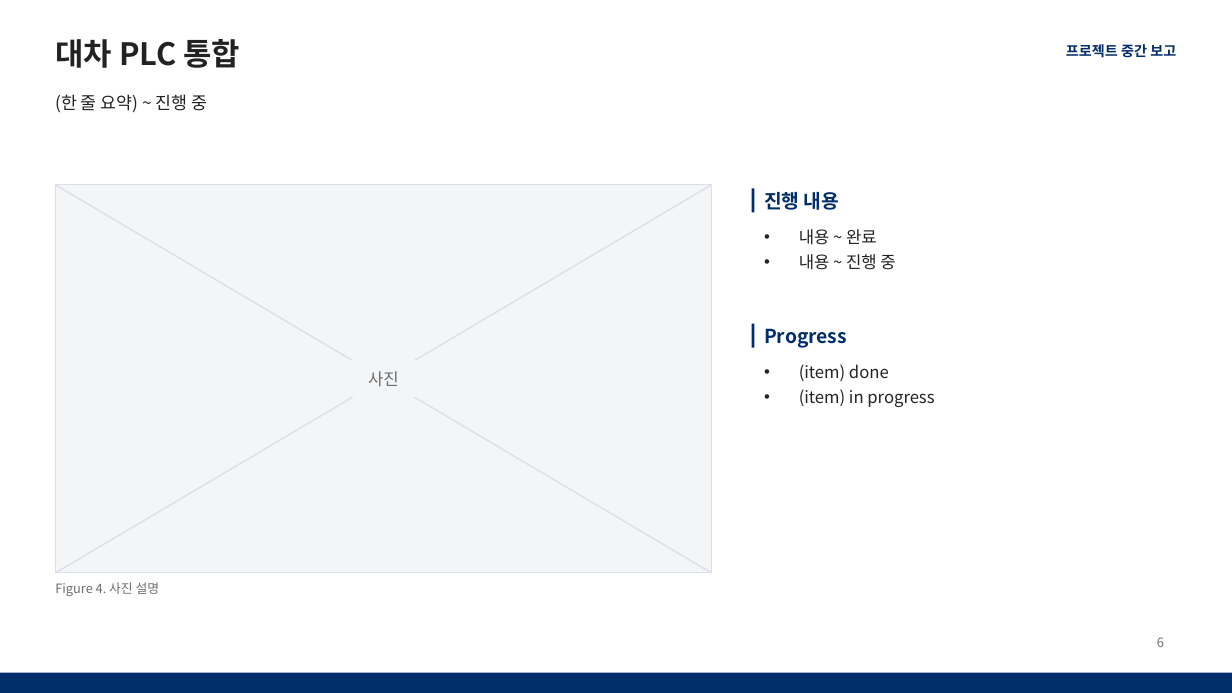
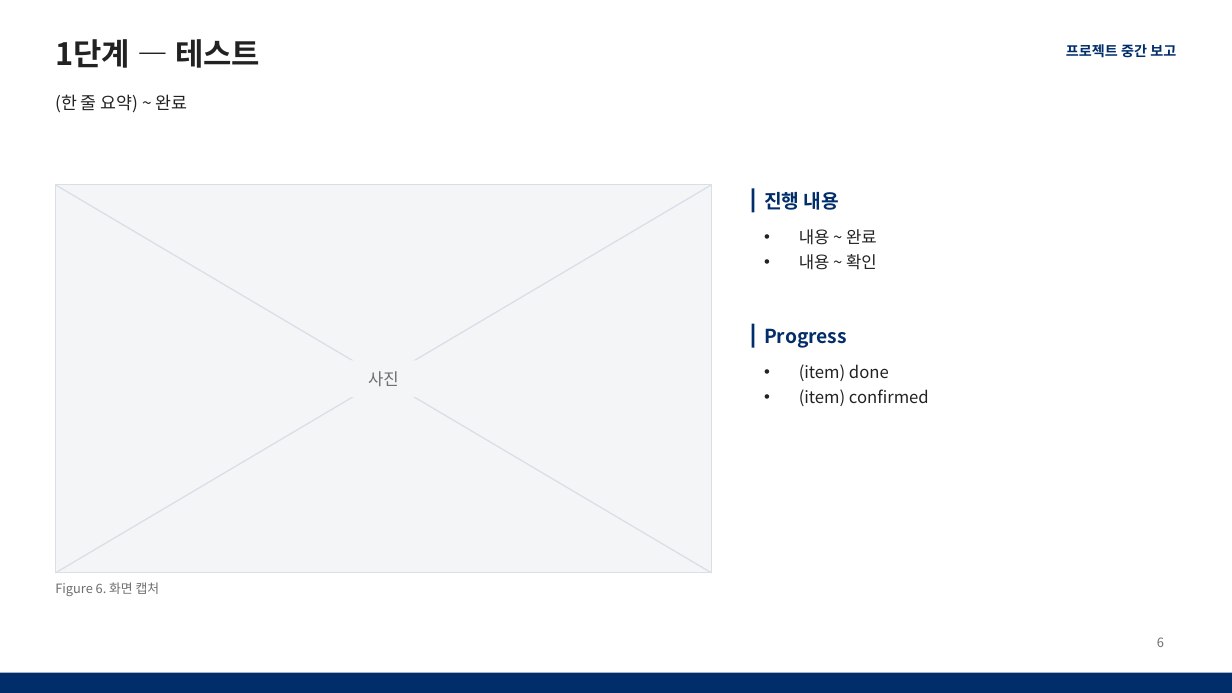
Before and after one commit to chanyee725/PPT-Template, a slide deck: slide 6 of templates/interim-report.pptx. Drawn at 1232x693 pixels with LibreOffice and Linux fonts; fonts in the diff are those of the drawing. Boxes give left, top, right and bottom in pixels: in the first picture for what was removed or moved away, otherwise in the second. Text is boxed around its words. In the diff, an @@ line names an element or a change of style, - is before the commit and + after.

```diff
--- a/templates/interim-report.pptx
+++ b/templates/interim-report.pptx
@@ title at box(55, 39, 260, 68): text changed @@
-대차 PLC 통합
+1단계 — 테스트
@@ text at box(55, 94, 188, 113): text changed @@
-(한 줄 요약) ~ 진행 중
+(한 줄 요약) ~ 완료
@@ text at box(799, 254, 877, 270): text changed @@
-• 내용 ~ 진행 중
+• 내용 ~ 확인
@@ text at box(799, 389, 929, 406): text changed @@
-• (item) in progress
+• (item) confirmed
@@ text at box(55, 582, 160, 596): text changed @@
-Figure 4. 사진 설명
+Figure 6. 화면 캡처
```
Also in this commit, not shown: 2 other slides changed, 12 slides added, 7 slides removed, 1 other file.
